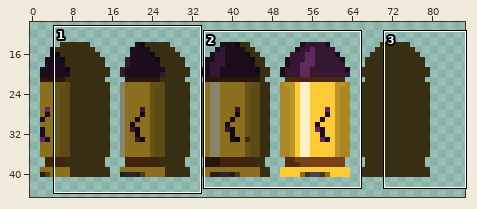
Sprite sheet: Assets/Sprites/UI/Player/Bullet_anim_UI_reload.png. The picture above shows the old version from afar; the outline marks the close-up.
Close-up. Earlier state:
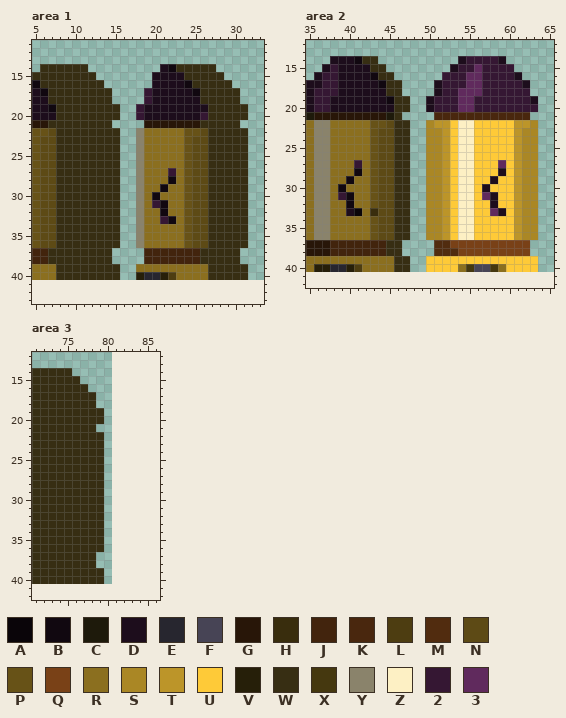
The file is 80x47 pixels. Colours within 5 levels of each other are drawn and written as one. Shown: area 1: x 5..33, y 11..43; area 2: x 35..65, y 12..42; area 3: x 71..86, y 12..42. The old version is drawn lined up with the new one, on the new canvas. The wide view leaves out empty margins.
Palette (. is transparent): A #0a0509  B #110810  C #1e1a0b  D #1d0d1c  E #27262f  F #474455  G #281608  H #392d0d  J #42240d  K #49270e  L #4d3d11  M #512c0f  N #5d4a15  P #675217  Q #794117  R #8b6f1f  S #aa8725  T #bc9529  U #feca38  V #261f09  W #372e13  X #45380f  Y #8a836b  Z #fdf0c4  2 #351733  3 #602a5d
Pixels before, area 1, first column x 5:
14 .WWWWWW.........DBWWWWW....
15 WWWWWWWW.......DDDDWWWWW...
16 BWWWWWWWW......DDDDBWWWWW..
17 DBWWWWWWWW....2DDDDDBWWWWW.
18 DDWWWWWWWW....2DDDDDDWWWWW.
19 DDBWWWWWWWW..2DDDDDDDDWWWWW
20 DDDWWWWWWWW..2DDDDDDD2WWWWW
21 GGWWWWWWWW....GGGGGGGWWWWW.
22 PPNWWWWWWWW..YRRRRRPPNWWWWW
23 PNNWWWWWWWW..YRRRRRPNNWWWWW
24 PNNWWWWWWWW..YRRRRRPNNWWWWW
25 PNNWWWWWWWW..YRRRRRPNNWWWWW
26 PNNWWWWWWWW..YRRRRRPNNWWWWW
27 PNNWWWWWWWW..YRRR2RPNNWWWWW
28 PNNWWWWWWWW..YRRRBRPNNWWWWW
29 PNNWWWWWWWW..YRRBRRPNNWWWWW
30 PNNWWWWWWWW..YRBRRRPNNWWWWW
31 PNNWWWWWWWW..YR2BRRPNNWWWWW
32 PNNWWWWWWWW..YRRBRRPNNWWWWW
33 PNNWWWWWWWW..YRR2BRPNNWWWWW
34 PNNWWWWWWWW..YRRRRRPNNWWWWW
35 PNNWWWWWWWW..YRRRRRPNNWWWWW
36 PNNWWWWWWWW..YRRRRRPNNWWWWW
37 JJWWWWWWWW....JJJJJJJWWWWW.
38 JJWWWWWWWW....JJJJJJJWWWWW.
39 RRRWWWWWWWW..RRRRRRRRRWWWWW
40 RRRWWWWWWWW..VEEVLRRRRWWWWW
Pixels before, area 2, first column x 35:
14 ...DDDBWW..........D2222D....
15 ..D2DDDDWW........D2232222...
16 .D22DDDDBWW......222332222D..
17 DD22DDDDDBWW....D2223322222D.
18 D222DDDDDDWW....D22333222222.
19 D22DDDDDDDBWW..D222332222222D
20 D22DDDDDDDDWW..D2223322222222
21 CGGGGGGGGGCW....KKKKKKKKKKKK.
22 RYYRRRRRPPNWW..STTUZZUUUUUTTS
23 RYYRRRRRPNNWW..SSTUZZUUUUUTSS
24 RYYRRRRRPNNWW..SSTUZZUUUUUTSS
25 RYYRRRRRPNNWW..SSTUZZUUUUUTSS
26 RYYRRRRRPNNWW..SSTUZZUUUUUTSS
27 RYYRRR2RPNNWW..SSTUZZUUU3UTSS
28 RYYRRRBRPNNWW..SSTUZZUUUDUTSS
29 RYYRRBRRPNNWW..SSTUZZUUDUUTSS
30 RYYRBRRRPNNWW..SSTUZZUDUUUTSS
31 RYYR2BRRPNNWW..SSTUZZU3DUUTSS
32 RYYRRBRRPNNWW..SSTUZZUUDUUTSS
33 RYYRRDARHNNWW..SSTUZZUU3DUTSS
34 RYYRRRRRPNNWW..SSTUZZUUUUUTSS
35 RYYRRRRRPNNWW..SSTUZZUUUUUTSS
36 RYYRRRRRPNNWW..SSTUZZUUUUUTSS
37 GGGJJJJJJJWW....MMQQQQQQQQQQ.
38 GGGJJJJJJJWW....MMMQQQQQQQQQ.
39 RRRRRRRRRRRWW..UUUUUUUUUUUUUU
40 RVVEEVLRRRRWW..UUUURXFFXRUUUU
Pixels before, area 3, first column x 71:
14 WWWWW....
15 WWWWWW...
16 WWWWWWW..
17 WWWWWWWW.
18 WWWWWWWW.
19 WWWWWWWWW
20 WWWWWWWWW
21 WWWWWWWW.
22 WWWWWWWWW
23 WWWWWWWWW
24 WWWWWWWWW
25 WWWWWWWWW
26 WWWWWWWWW
27 WWWWWWWWW
28 WWWWWWWWW
29 WWWWWWWWW
30 WWWWWWWWW
31 WWWWWWWWW
32 WWWWWWWWW
33 WWWWWWWWW
34 WWWWWWWWW
35 WWWWWWWWW
36 WWWWWWWWW
37 WWWWWWWW.
38 WWWWWWWW.
39 WWWWWWWWW
40 WWWWWWWWW
After:
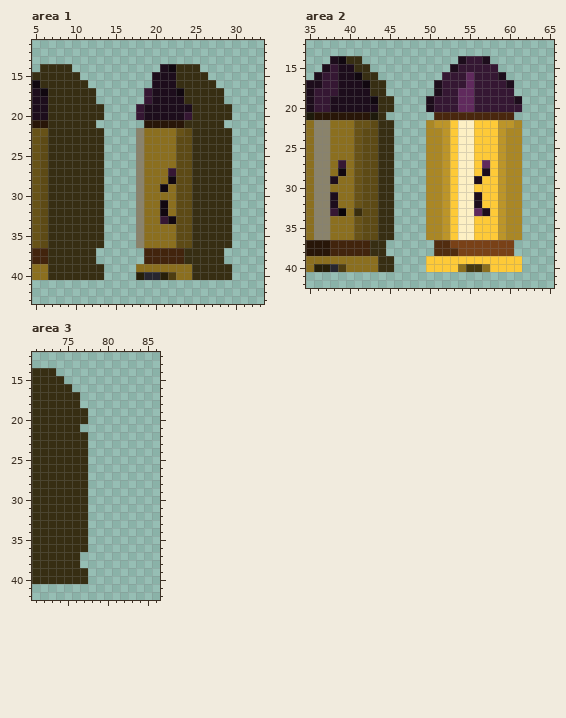
Change:
canvas 80x47 -> 173x47, the old top-left corner now at 1,-6 (the part of the old canvas that was cut away was empty and is not shown)
Changed rows in their new state; - is an unchanged pixel.
Area 1:
first column x 7:
14 ---..--------------..----
15 ----..----------W---..---
16 -----..---------WW---..--
17 ------..--------BWW---..-
18 ------..---------WW---..-
19 W------..---------WW---..
20 W------..--------2WW---..
21 ------..---------WW---..-
22 W------..-------PNWW---..
23 W------..-------NNWW---..
24 W------..-------NNWW---..
25 W------..-------NNWW---..
26 W------..-------NNWW---..
27 W------..-------NNWW---..
28 W------..-------NNWW---..
29 W------..-------NNWW---..
30 W------..----R--NNWW---..
31 W------..----R--NNWW---..
32 W------..-------NNWW---..
33 W------..-------NNWW---..
34 W------..-------NNWW---..
35 W------..-------NNWW---..
36 W------..-------NNWW---..
37 ------..---------WW---..-
38 ------..---------WW---..-
39 W------..---------WW---..
40 W------..---------WW---..
Area 2:
first column x 38:
14 -BWW..-------------D..----
15 ---WW..-----------2--..---
16 ---BWW..----------2--D..--
17 ----BWW..---------2---D..-
18 -----WW..---------2----..-
19 -----BWW..-------------D..
20 ------WW..--------------..
21 -----CW..--------------..-
22 ---PPNWW..-----------TTS..
23 ---PNNWW..-----------TSS..
24 ---PNNWW..-----------TSS..
25 ---PNNWW..-----------TSS..
26 ---PNNWW..-----------TSS..
27 -2-PNNWW..---------3-TSS..
28 -B-PNNWW..---------D-TSS..
29 D-RPNNWW..--------D-UTSS..
30 -R-PNNWW..---------U-TSS..
31 DRRPNNWW..--------DUUTSS..
32 D-RPNNWW..--------D-UTSS..
33 2ARHNNWW..--------3DUTSS..
34 ---PNNWW..-----------TSS..
35 ---PNNWW..-----------TSS..
36 ---PNNWW..-----------TSS..
37 -----WW..--------------..-
38 -----WW..--------------..-
39 ------WW..--------------..
40 -LRR--WW..--------XRUU--..
Area 3:
first column x 74:
14 ..----
15 -..---
16 --..--
17 ---..-
18 ---..-
19 ----..
20 ----..
21 ---..-
22 ----..
23 ----..
24 ----..
25 ----..
26 ----..
27 ----..
28 ----..
29 ----..
30 ----..
31 ----..
32 ----..
33 ----..
34 ----..
35 ----..
36 ----..
37 ---..-
38 ---..-
39 ----..
40 ----..
Pixel boxes of the changes (left, top, right, bottom) in both close-ups:
changed: (48, 64, 120, 280)
changed: (152, 64, 248, 280)
changed: (330, 56, 410, 272)
changed: (474, 56, 538, 272)
erased: (56, 368, 104, 584)
